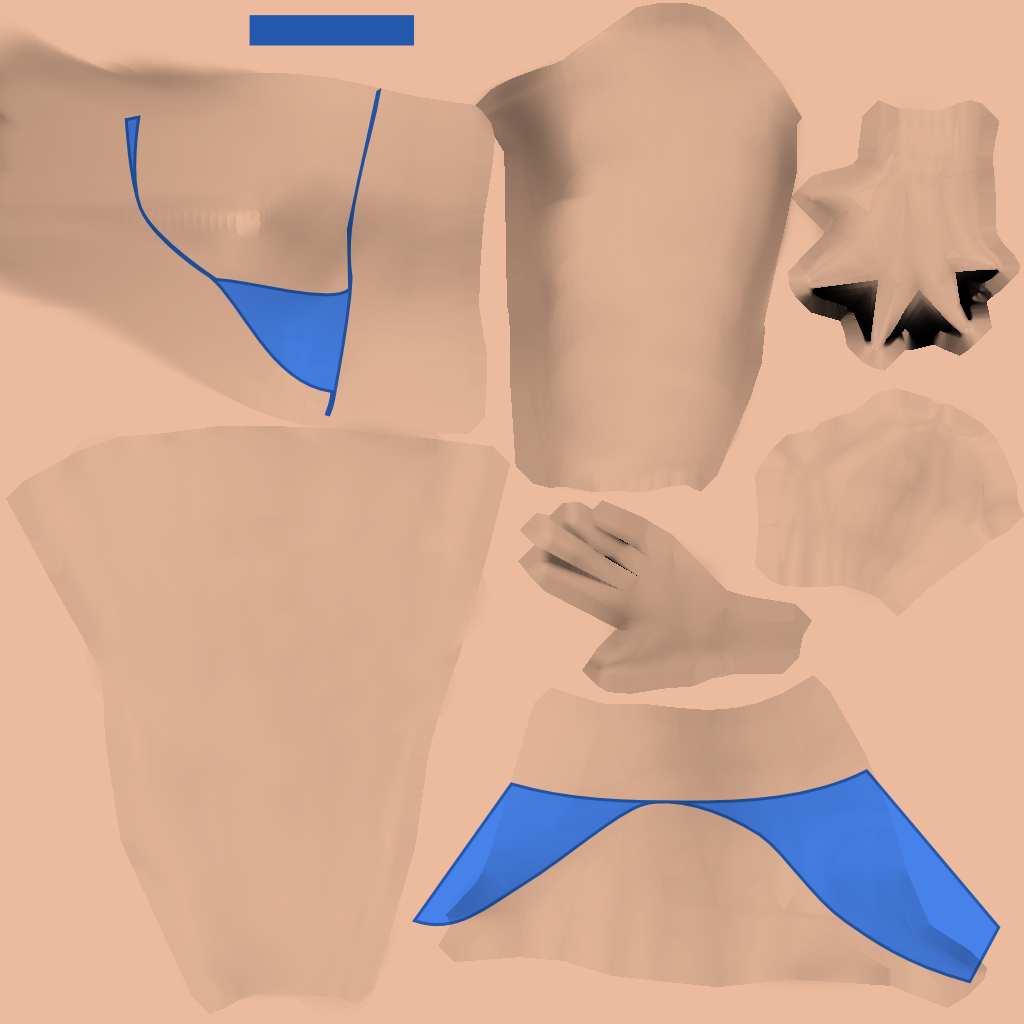
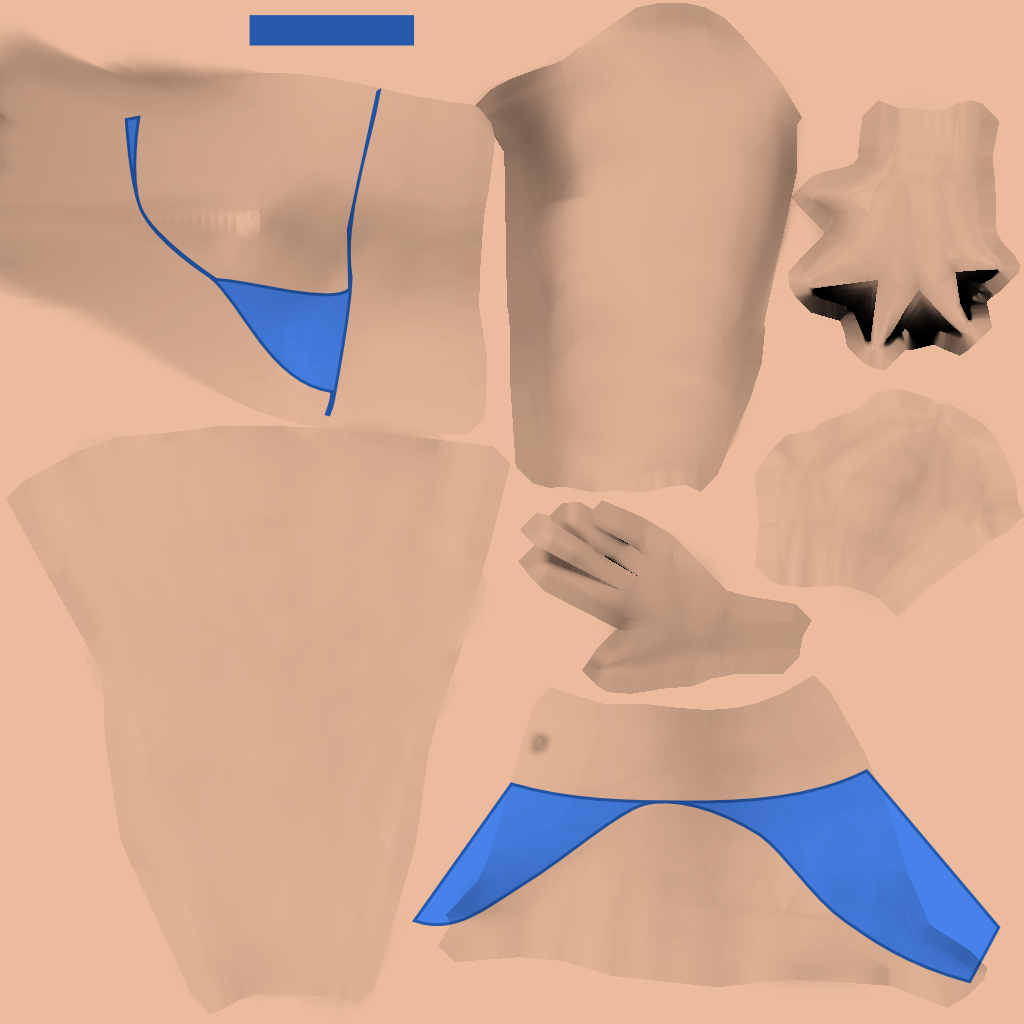
Before/after of a (1024, 1024) layered artwork. What changed in the layer stack:
added layer "Layer #2" (multiply, 51%) above "Layer #1" over [527, 730, 553, 758]
